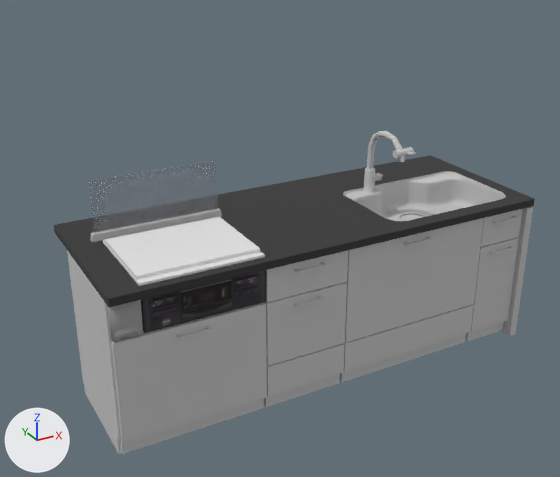
An edit to the glTF model tofu/Asset/Models/Kitchen/Kitchen/kitchen.gltf, drawn before and after from the same camera.
One viewpoint serves both versions: a 50 mm camera at (-1.94, -3.27, 1.51) aimed at (-0.14, 0.01, -0.13). Arrows for +X, +Y and +Z are at lower left; the lights stay in place. The picture after the commit comes second. Where no turn or scale is listed for an object, it has been applied to the vertices.

The first picture shows '10_primitive', '14_primitive.001', '15_primitive', '18_primitive', '19_primitive', '21_primitive', '3_primitive.001', '4_primitive.001', '5_primitive.001', '6_primitive.001', '7_primitive.001', '8_primitive.001', 'COL1', 'COL2' and 3 more.
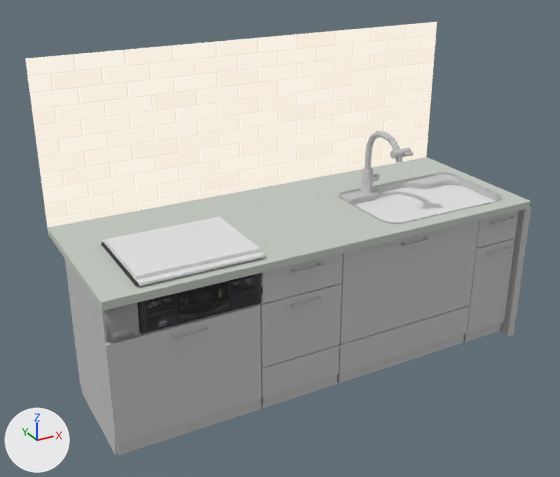
The change, as a list of edits to the scene's bpy script:
```text
Add img_tile3:
    img_tile3 = load_image('tile3', 'tile3.png', 1280, 720, 'sRGB')
Change mat_color12material_effect_001:
    mat_color12material_effect_001.base_color: (0.0392, 0.0392, 0.0392) -> (0.552, 0.59, 0.535)  # dark grey #383838 -> light grey #c4cac1
Add mat_マテリアル:
    mat_マテリアル = bpy.data.materials.new('マテリアル')
    # uses the picture img_tile3
Add me_平面_001:
    me_平面_001.from_pydata(...)  # 4 vertices, 2 faces; spans x -1.2..1.2, y 0.0, z -0.44..0.44
    me_平面_001.materials.append(mat_マテリアル)
Add me_平面:
    me_平面.from_pydata([(-0.416, -0.262, 0.0), (0.416, -0.262, 0.0), (-0.416, 0.262, 0.0), (0.416, 0.262, 0.0)], [], [(0, 1, 3), (0, 3, 2)])
Change ob_10_primitive:
    ob_10_primitive.location: (0.015, 0.003, -0.85) -> (-0.001, 0.003, -0.85)
Remove ob_15_primitive:
    ob_15_primitive = bpy.data.objects.new('15_primitive', me_geometry_15)
    ob_15_primitive.location = (0.015, 0.003, -0.85)
Remove ob_18_primitive:
    ob_18_primitive = bpy.data.objects.new('18_primitive', me_geometry_18)
    ob_18_primitive.location = (0.015, 0.003, -0.85)
Change ob_19_primitive:
    ob_19_primitive.location: (0.015, 0.003, -0.851) -> (-0.015, 0.0, -0.851)
Change ob_3_primitive_001:
    ob_3_primitive_001.location: (0.015, 0.003, -0.85) -> (-0.017, 0.0, -0.857)
Change ob_4_primitive_001:
    ob_4_primitive_001.location: (0.015, 0.003, -0.857) -> (-0.016, 0.003, -0.857)
Change ob_5_primitive_001:
    ob_5_primitive_001.location: (0.015, 0.003, -0.85) -> (-0.001, 0.003, -0.85)
Change ob_6_primitive_001:
    ob_6_primitive_001.location: (0.015, 0.003, -0.85) -> (-0.001, 0.003, -0.85)
Change ob_7_primitive_001:
    ob_7_primitive_001.location: (0.015, 0.003, -0.857) -> (-0.001, 0.003, -0.857)
Change ob_8_primitive_001:
    ob_8_primitive_001.location: (0.015, 0.003, -0.85) -> (-0.001, 0.003, -0.85)
Change ob_21_primitive:
    ob_21_primitive.location: (1.31, 0.219, -0.867) -> (1.294, 0.219, -0.867)
Add ob_平面_001:
    ob_平面_001 = bpy.data.objects.new('平面.001', me_平面_001)
    ob_平面_001.location = (-0.031, 0.45, 0.396)
Add ob_平面:
    ob_平面 = bpy.data.objects.new('平面', me_平面)
    ob_平面.location = (0.7, -0.103, -0.05)
```

Changed parts and their boxes [x1, y1, x2, y2] in the pictures (560 x 477 px):
'平面.001', added: after [25, 22, 437, 229]
'4_primitive.001', moved: before [111, 209, 523, 443]; after [104, 211, 519, 445]
'3_primitive.001', recoloured, moved: before [54, 155, 535, 307]; after [48, 157, 531, 311]
'5_primitive.001', moved: before [68, 213, 504, 454]; after [66, 238, 515, 455]
'18_primitive', deleted: before [88, 160, 218, 234]
'19_primitive', moved: before [343, 171, 506, 221]; after [339, 172, 502, 224]
'平面', added: after [354, 185, 495, 222]
'7_primitive.001', moved: before [501, 206, 533, 336]; after [499, 207, 531, 337]
'8_primitive.001', moved: before [108, 300, 143, 341]; after [104, 303, 140, 342]
'15_primitive', deleted: before [90, 208, 222, 242]
'21_primitive', moved: before [364, 131, 405, 193]; after [361, 131, 402, 193]
'6_primitive.001', moved: before [67, 250, 84, 384]; after [65, 259, 81, 385]
'10_primitive', moved: before [142, 258, 260, 286]; after [101, 242, 256, 286]
